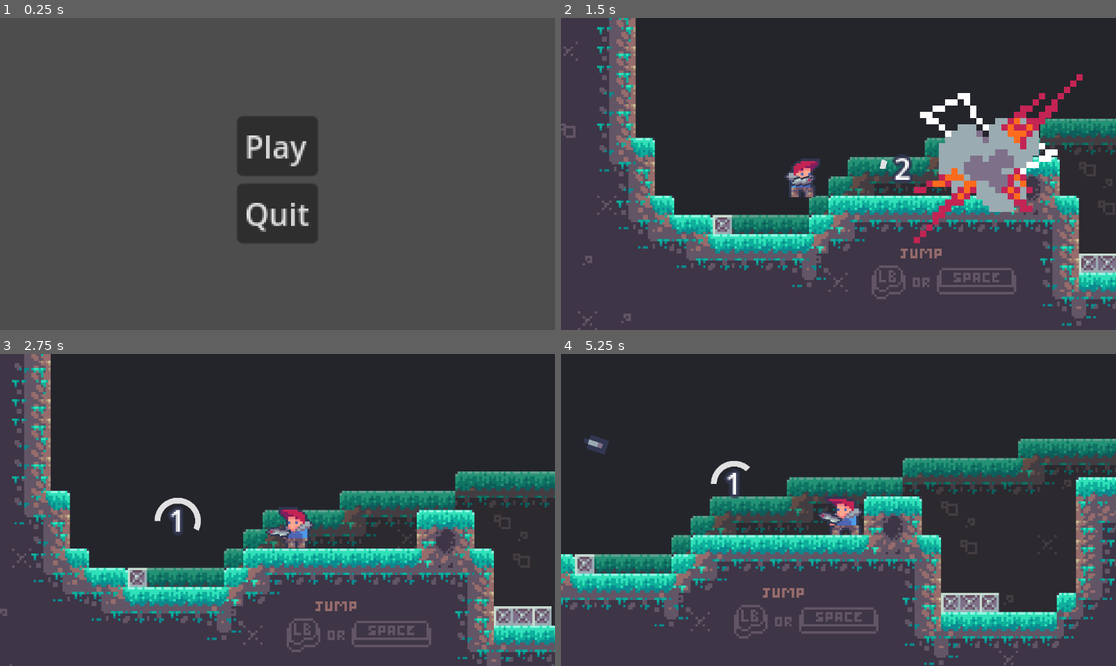
Above: before the commit, frames 1-4 (two rows, left to right).
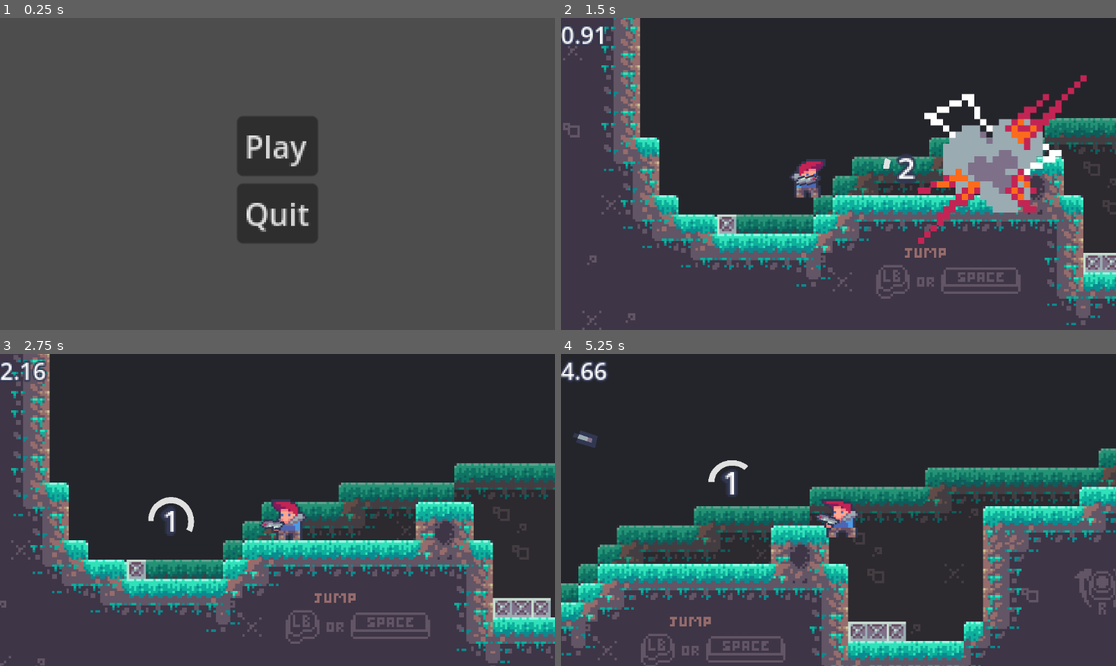
Above: after the commit, the same moments.

Repository: SoulierTom/Rocket
Game: Godot game, scene res://Scenes/Main_Menu.tscn
The game is run twice, just before and just after one commit, with the same random seed, the same clock (stepped at 60 frames per second) and the same inputs.
Inputs (mouse positions are in pixels of both pictures, inside the frame that each line leads up to):
- Up to frame 1 (0.25 s): no input
- Up to frame 2 (1.5 s): click "Play" at 0.5 s; tap Enter at 1.25 s; move the mouse to (960, 158) at 1.27 s; press the mouse at (960, 158) at 1.28 s; hold D (Move_Right) from 1.28 s (still down)
- Up to frame 3 (2.75 s): keep holding D (Move_Right); tap Space (Jump) at 1.52, 2.27 s; move the mouse to (166, 525) at 2.02 s; release the mouse at (166, 525) at 2.03 s; click (166, 525) at 2.1 s
- Up to frame 4 (5.25 s): move the mouse to (894, 441) at 2.77 s; release D (Move_Right) at 2.78 s; press the mouse at (894, 441) at 2.78 s; hold A (Move_Left) 2.78-3.53 s; move the mouse to (810, 572) at 3.52 s; release the mouse at (810, 572) at 3.53 s; hold D (Move_Right) 3.53-5.03 s; click (810, 572) at 3.6 s; tap Space (Jump) at 3.77, 4.52 s; move the mouse to (1005, 556) at 4.27 s; press the mouse at (1005, 556) at 4.28 s; move the mouse to (672, 463) at 5.02 s; release the mouse at (672, 463) at 5.03 s; hold A (Move_Left) from 5.03 s (still down); click (672, 463) at 5.1 s

The runs differ from the first frame. In frame 2, 17% of the frame differs, in the area x 0-100%, y 0-100%; in frame 3, 24%; in frame 4, 38%, in the area x 0-100%, y 2-100%.

Commit message:
Speedrun Timer + Ending Screen

Diff:
--- a/Levels/Level_2.tscn
+++ b/Levels/Level_2.tscn
@@ -1,9 +1,10 @@
-[gd_scene load_steps=10 format=4 uid="uid://r15d64yvyjog"]
+[gd_scene load_steps=11 format=4 uid="uid://r15d64yvyjog"]
 
 [ext_resource type="PackedScene" uid="uid://dqod2t2tuu181" path="res://Scenes/player.tscn" id="1_hncl0"]
 [ext_resource type="Texture2D" uid="uid://d3x4sgfe06nms" path="res://Assets/Andreï/Tile_Set_Dirt_v2.png" id="2_n7ymf"]
 [ext_resource type="Texture2D" uid="uid://cx082va6fwehr" path="res://Assets/Andreï/TileSet_Acier.png" id="3_xr438"]
 [ext_resource type="PackedScene" uid="uid://duch1ixhvbekr" path="res://Scenes/Caisse.tscn" id="4_82l5k"]
+[ext_resource type="PackedScene" uid="uid://bdpmvbxhnyp8v" path="res://Scenes/Finish.tscn" id="5_x23g1"]
 
 [sub_resource type="TileSetAtlasSource" id="TileSetAtlasSource_a2jk4"]
 texture = ExtResource("2_n7ymf")
@@ -225,7 +226,7 @@
 
 [node name="Ground" type="TileMapLayer" parent="TileMap"]
 position = Vector2(-157, 45)
-tile_map_data = PackedByteArray("AAD//wEAAQABAAAAAAAAAAEAAQA …(107583 unchanged characters)… ABAAAAAAAhAOn/AwABAAAAAAAIAPr/AQACAAAAAAA=")
+tile_map_data = PackedByteArray("AAD//wEAAQABAAAAAAAAAAEAAQA …(107583 unchanged characters)… ABAAAAAAAhAOn/AwABAAAAAAAIAPr/AQACAAAAAAD3/9f/AwABAAMAAAD3/9b/AwACAAIAAAA=")
 tile_set = SubResource("TileSet_2wn6l")
 
 [node name="Caisse" parent="." instance=ExtResource("4_82l5k")]
@@ -233,3 +234,6 @@
 
 [node name="Node2D" type="Node2D" parent="."]
 position = Vector2(12, -2)
+
+[node name="Area2D" parent="." instance=ExtResource("5_x23g1")]
+position = Vector2(-140, -655)
--- /dev/null
+++ b/Scenes/Finish.tscn
@@ -0,0 +1,14 @@
+[gd_scene load_steps=3 format=3 uid="uid://bdpmvbxhnyp8v"]
+
+[ext_resource type="Script" path="res://Scripts/finish.gd" id="1_2ab3f"]
+
+[sub_resource type="RectangleShape2D" id="RectangleShape2D_ogont"]
+size = Vector2(14, 20)
+
+[node name="Area2D" type="Area2D"]
+script = ExtResource("1_2ab3f")
+
+[node name="CollisionShape2D" type="CollisionShape2D" parent="."]
+shape = SubResource("RectangleShape2D_ogont")
+
+[connection signal="body_entered" from="." to="." method="_on_body_entered"]
--- /dev/null
+++ b/Scenes/Speedrun.tscn
@@ -0,0 +1,16 @@
+[gd_scene load_steps=3 format=3 uid="uid://cxq632opcv5qe"]
+
+[ext_resource type="Script" path="res://Scripts/speedrun.gd" id="1_jkgkb"]
+
+[sub_resource type="LabelSettings" id="LabelSettings_vhmu8"]
+outline_size = 5
+outline_color = Color(0.196078, 0.215686, 0.317647, 1)
+
+[node name="CanvasLayer" type="CanvasLayer"]
+script = ExtResource("1_jkgkb")
+
+[node name="Label" type="Label" parent="."]
+offset_right = 40.0
+offset_bottom = 23.0
+scale = Vector2(3, 3)
+label_settings = SubResource("LabelSettings_vhmu8")
--- /dev/null
+++ b/Scenes/ending_screen.tscn
@@ -0,0 +1,11 @@
+[gd_scene load_steps=2 format=3 uid="uid://bay45tlsap6u7"]
+
+[ext_resource type="Texture2D" uid="uid://fwgii5dbk1sf" path="res://Assets/brackeys_platformer_assets/ynf0qhxz.bmp" id="1_ydy03"]
+
+[node name="Ending_Screen" type="Node2D"]
+position = Vector2(625, 350)
+
+[node name="Sprite2D" type="Sprite2D" parent="."]
+scale = Vector2(1.2, 1.2)
+texture = ExtResource("1_ydy03")
+centered = false
--- a/Scenes/player.tscn
+++ b/Scenes/player.tscn
@@ -1,9 +1,10 @@
-[gd_scene load_steps=15 format=3 uid="uid://dqod2t2tuu181"]
+[gd_scene load_steps=16 format=3 uid="uid://dqod2t2tuu181"]
 
 [ext_resource type="Script" path="res://Scripts/player.gd" id="1_li7m8"]
 [ext_resource type="Texture2D" uid="uid://dbawyolt2qcih" path="res://Assets/Andreï/Chara_Walk_Animation.png" id="2_cqlv8"]
 [ext_resource type="PackedScene" uid="uid://br48rbyr8k4q" path="res://Scenes/Arm.tscn" id="3_n5sxh"]
 [ext_resource type="Script" path="res://Scripts/camera_2d.gd" id="3_nn84d"]
+[ext_resource type="PackedScene" uid="uid://cxq632opcv5qe" path="res://Scenes/Speedrun.tscn" id="5_4metu"]
 
 [sub_resource type="AtlasTexture" id="AtlasTexture_eljve"]
 atlas = ExtResource("2_cqlv8")
@@ -104,8 +105,6 @@
 [node name="Camera2D" type="Camera2D" parent="."]
 position_smoothing_enabled = true
 position_smoothing_speed = 17.0
-drag_horizontal_enabled = true
-drag_vertical_enabled = true
 drag_horizontal_offset = 0.01
 drag_vertical_offset = 0.01
 drag_left_margin = 0.02
@@ -127,4 +126,6 @@
 position = Vector2(-6, 2)
 scale = Vector2(0.75, 0.75)
 
+[node name="CanvasLayer" parent="." instance=ExtResource("5_4metu")]
+
 [connection signal="projectile_fired" from="Arm" to="." method="_on_arm_projectile_fired"]
--- /dev/null
+++ b/Scripts/finish.gd
@@ -0,0 +1,20 @@
+extends Area2D
+
+# Chemin de la scène à charger
+@export var target_scene: String = "res://Scenes/ending_screen.tscn"
+
+# Nom du groupe pour identifier le joueur
+@export var player_group: String = "Player"
+
+func _on_body_entered(body):
+	# Vérifie si l'objet en collision appartient au groupe "Player"
+	if body.is_in_group(player_group):
+		# Arrêter le Timer de speedrun
+		var speedrun_timer = get_tree().root.get_node("res://Scenes/Speedrun") # Chemin du Timer
+		if speedrun_timer:
+			speedrun_timer.set_process(false) # Arrête le calcul dans le Timer
+			print("Timer arrêté : ", speedrun_timer.time)
+
+		# Changer de scène
+		print("Chargement de la scène :", target_scene)
+		get_tree().change_scene_to_file(target_scene)
--- a/Scripts/global.gd
+++ b/Scripts/global.gd
@@ -5,3 +5,5 @@
 
 @export var magazine_size: int = 3 # Taille du chargeur (ex: 3 rockets)
 var current_ammo: int = magazine_size # Rockets restantes
+
+var speedrun_time = 0
--- /dev/null
+++ b/Scripts/speedrun.gd
@@ -0,0 +1,19 @@
+extends CanvasLayer
+
+var time = Global.speedrun_time
+
+func _physics_process(delta):
+	time = float(time) + delta
+	update_ui()
+
+func update_ui():
+	# Format time with two decimal places
+	var formatted_time = str(time)
+	var decimal_index = formatted_time.find(".")
+
+	if decimal_index > 0:
+		formatted_time = formatted_time.left(decimal_index + 3)  # Take only two decimal places
+
+	Global.speedrun_time = formatted_time
+
+	$Label.text = formatted_time
--- a/project.godot
+++ b/project.godot
@@ -22,6 +22,7 @@
 [display]
 
 window/size/mode=2
+window/stretch/scale_mode="integer"
 
 [input]
 
@@ -91,3 +92,4 @@
 [rendering]
 
 textures/canvas_textures/default_texture_filter=0
+2d/snap/snap_2d_vertices_to_pixel=true
Binary file added: Assets/brackeys_platformer_assets/ynf0qhxz.bmp
Not shown, added: Assets/brackeys_platformer_assets/ynf0qhxz.bmp.import
